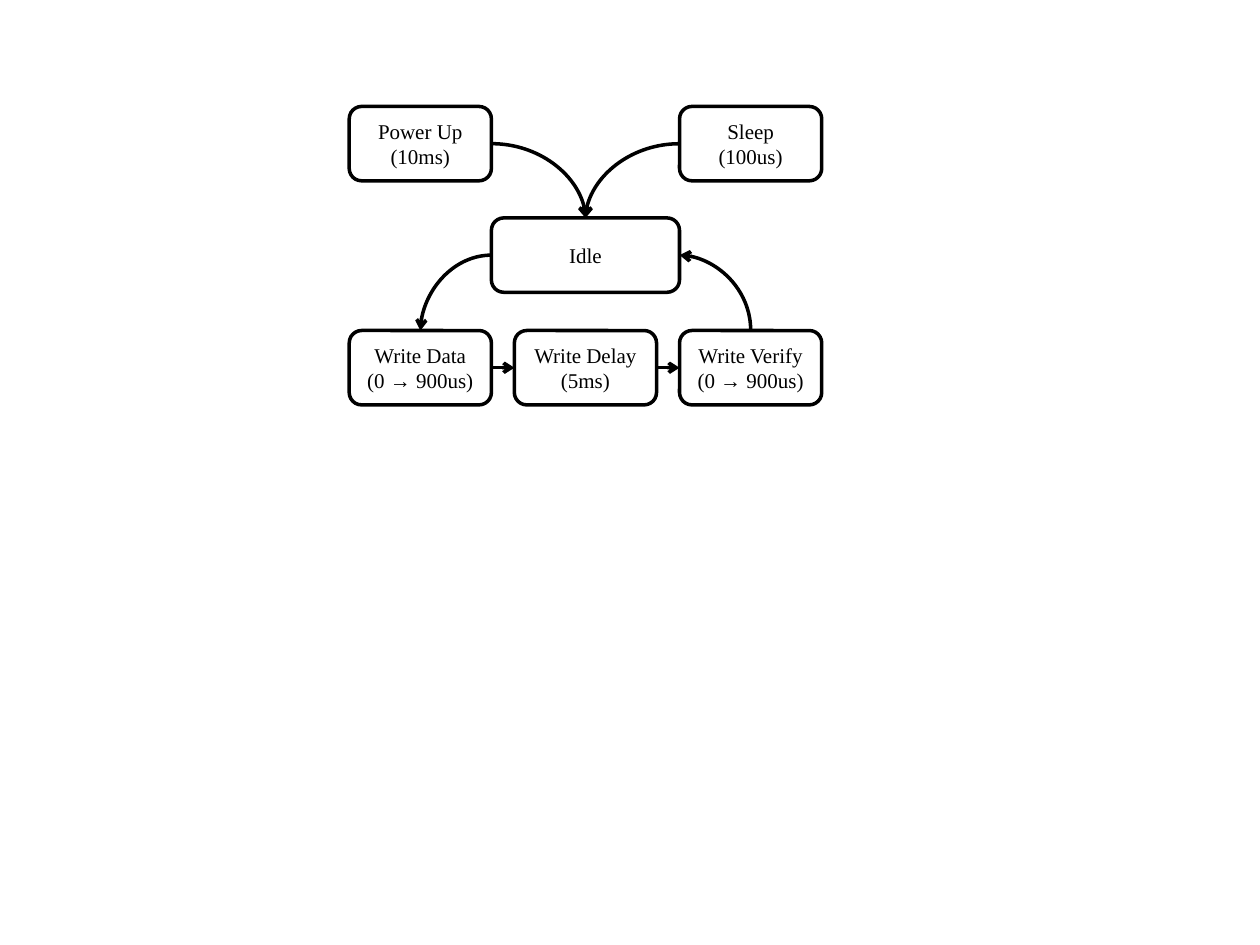
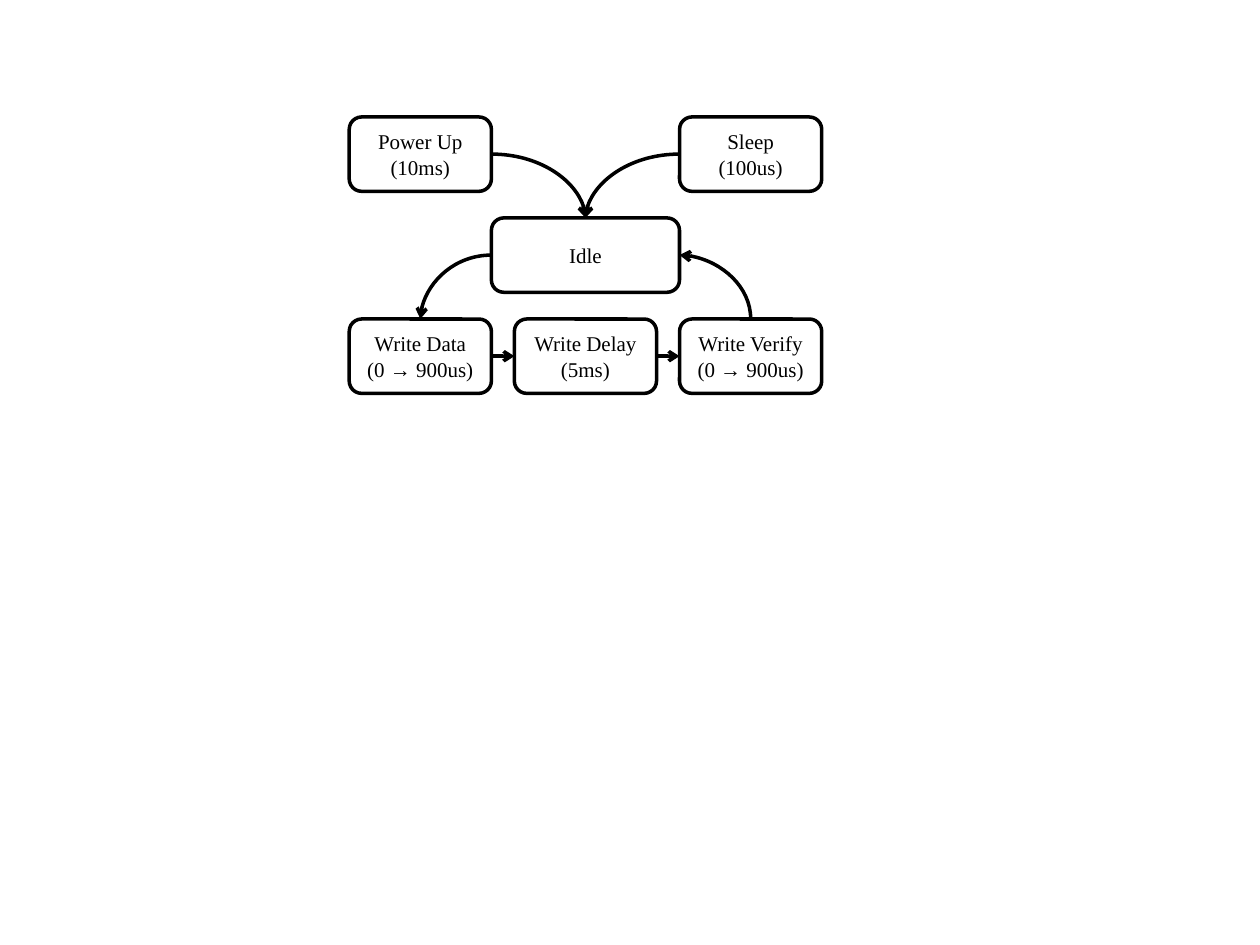
Before and after one commit to drmoorevt/PRIME, a slide deck: slide 1 of Documentation/Results/IODVS/Flowcharts.pptx. Drawn at 1260x945 pixels with LibreOffice and Linux fonts; fonts in the diff are those of the drawing. Boxes give left, top, right and bottom in pixels: in the first picture for what was removed or moved away, otherwise in the second. Text is boxed around its words. In the diff, an @@ line names an element or a change of style, - is before the commit and + after.

```diff
--- a/Documentation/Results/IODVS/Flowcharts.pptx
+++ b/Documentation/Results/IODVS/Flowcharts.pptx
@@ rounded rectangle "Power Up": place and size @@
-rounded rectangle "Power Up" at [349,106,491,180]
+rounded rectangle "Power Up" at [349,117,491,192]
@@ rounded rectangle "Sleep": place and size @@
-rounded rectangle "Sleep" at [679,106,822,180]
+rounded rectangle "Sleep" at [679,117,822,192]
@@ curved arrow moved from (491, 144) - (586, 218) to (491, 154) - (586, 218) @@
@@ curved arrow moved from (679, 144) - (586, 218) to (679, 154) - (586, 218) @@
@@ curved arrow moved from (491, 255) - (421, 330) to (491, 255) - (421, 319) @@
@@ curved arrow moved from (751, 330) - (679, 255) to (751, 319) - (679, 255) @@
@@ 3 rounded rectangles, 2 arrows: place and size @@
-3 rounded rectangles, 2 arrows at [349,330,822,404]
+3 rounded rectangles, 2 arrows at [349,319,822,393]
```
Also in this commit, not shown: 3 other slides changed, 9 other files.
